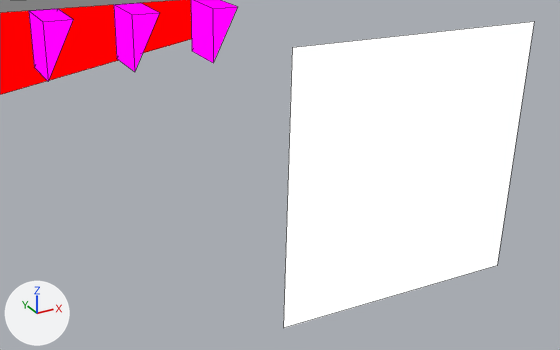
Renders of the Blender file assets-source/blender/motion/mosasaurus-rest.blend from each side of a commit.
One viewpoint serves both versions: a 50 mm camera at (81.7, -33.59, 15.99) aimed at (83.97, -29.47, 13.93). Lighting does not change. The marker at lower left points along +X, +Y and +Z. The picture after the commit comes second. Mesh edges are drawn as thin lines.

In view in the first picture: 'DinoTycoon_Motion_mosasaurus_rest_eye', 'DinoTycoon_Motion_mosasaurus_rest_head', 'DinoTycoon_Motion_mosasaurus_rest_mouth', 'DinoTycoon_Motion_mosasaurus_rest_tooth55', 'DinoTycoon_Motion_mosasaurus_rest_tooth58', 'DinoTycoon_Motion_mosasaurus_rest_tooth61'.
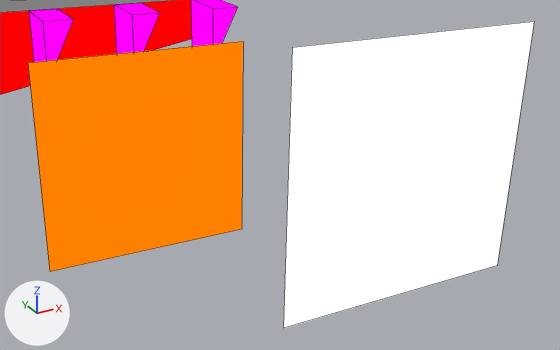
The change, as a diff of the scene's bpy script:
```diff
--- a/assets-source/blender/motion/mosasaurus-rest.blend.py
+++ b/assets-source/blender/motion/mosasaurus-rest.blend.py
@@ mat_dinotycoon_role_y @@
+mat_dinotycoon_role_y = emission_material('DinoTycoon_Role_Y')
+mat_dinotycoon_role_y.base_color = (1.0, 0.216, 0.0)  # orange #ff8000
@@ me_dinotycoon_motion_mosasaurus_rest_sample_eye_white @@
+me_dinotycoon_motion_mosasaurus_rest_sample_eye_white.from_pydata([(82.542, -29.0, 14.772), (83.942, -29.0, 14.733), (83.903, -29.0, 13.334), (82.503, -29.0, 13.373), (82.542, -29.0, 14.772), (83.942, -29.0, 14.733), (83.903, -29.0, 13.334), (82.503, -29.0, 13.373)], [], [(3, 2, 1, 0), (4, 5, 6, 7), (0, 1, 5, 4), (1, 2, 6, 5), (2, 3, 7, 6), (3, 0, 4, 7)])
+me_dinotycoon_motion_mosasaurus_rest_sample_eye_white.materials.append(mat_dinotycoon_role_y)  # orange #ff8000
@@ ob_dinotycoon_motion_mosasaurus_rest_eye_white @@
+ob_dinotycoon_motion_mosasaurus_rest_eye_white = bpy.data.objects.new('DinoTycoon_Motion_mosasaurus_rest_eye_white', me_dinotycoon_motion_mosasaurus_rest_sample_eye_white)
+ob_dinotycoon_motion_mosasaurus_rest_eye_white.location = (0.0, 0.0, 0.0)
```

What differs and where, as boxes [x1, y1, x2, y2] in the pictures (560 x 350 px):
'DinoTycoon_Motion_mosasaurus_rest_eye_white', added (orange): after [28, 41, 243, 272]
